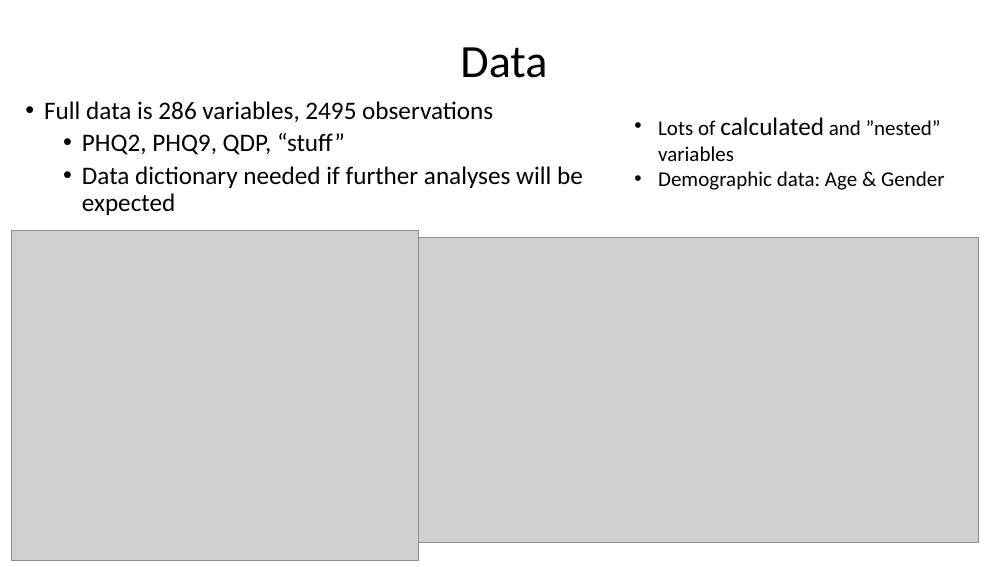
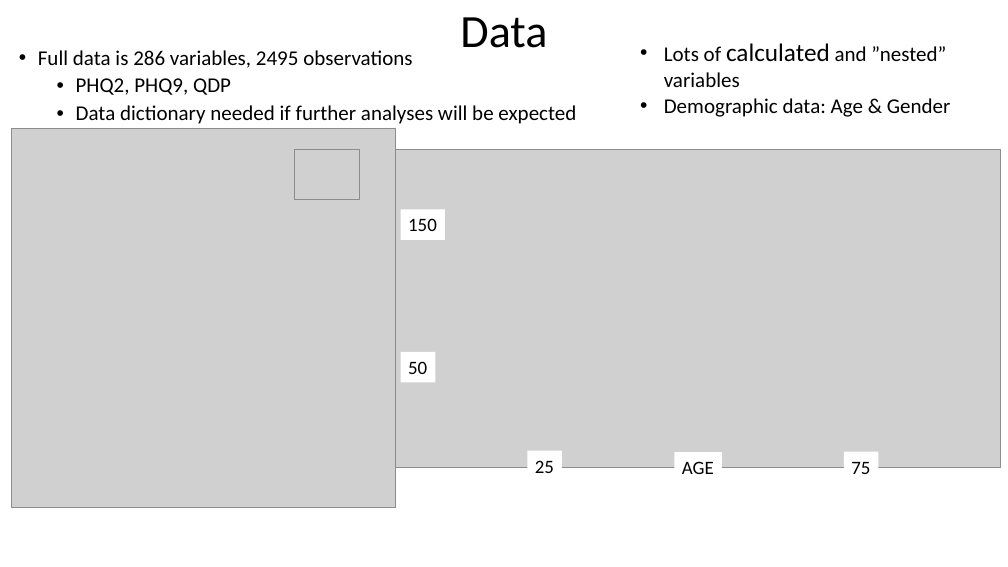
Before and after one commit to leepanter/ProbabilisticScoring, a slide deck: slide 3 of ClassUpdates/DataUpdate.pptx. Drawn at 1008x567 pixels with LibreOffice and Linux fonts; fonts in the diff are those of the drawing; grey boxes stand for pictures. Boxes give left, top, right and bottom in pixels: in the first picture for what was removed or moved away, otherwise in the second. Text is boxed around its words. In the diff, an @@ line names an element or a change of style, - is before the commit and + after.

```diff
--- a/ClassUpdates/DataUpdate.pptx
+++ b/ClassUpdates/DataUpdate.pptx
@@ title "Data": place and size @@
-title "Data" at bbox=[460, 47, 547, 78]
+title "Data" at bbox=[460, 17, 547, 48]
@@ text "Full data is 286 variables, ...": place and size @@
-text "Full data is 286 variables, ..." at bbox=[44, 101, 583, 215]
+text "Full data is 286 variables, ..." at bbox=[38, 50, 576, 124]
@@ text at bbox=[38, 50, 576, 124]: size 24 to 20 pt in "Full data is 286 variables, 2495 observations", "Data dictionary needed if further analyses will ..." @@
@@ text "Lots of calculated and ”nested” ...": place and size @@
-text "Lots of calculated and ”nested” ..." at bbox=[658, 117, 945, 190]
+text "Lots of calculated and ”nested” ..." at bbox=[664, 43, 951, 117]
@@ text at bbox=[76, 78, 231, 95]: text changed; size 24 to 20 pt @@
-  • PHQ2, PHQ9, QDP, “stuff”
+  • PHQ2, PHQ9, QDP
@@ picture: place and size @@
-picture at bbox=[11, 231, 419, 560]
+picture at bbox=[11, 129, 395, 508]
@@ picture added at bbox=[294, 150, 359, 200] @@
@@ picture: place and size @@
-picture at bbox=[411, 237, 979, 542]
+picture at bbox=[395, 150, 1000, 468]
@@ rectangle added at bbox=[401, 209, 445, 240], fill #FFFFFF, 18 pt, text #000000 @@
+150
@@ rectangle added at bbox=[401, 352, 436, 383], fill #FFFFFF, 18 pt, text #000000 @@
+50
@@ rectangle added at bbox=[528, 451, 563, 481], fill #FFFFFF, 18 pt, text #000000 @@
+25
@@ rectangle added at bbox=[675, 452, 722, 482], fill #FFFFFF, 18 pt, text #000000 @@
+AGE
@@ rectangle added at bbox=[844, 451, 879, 482], fill #FFFFFF, 18 pt, text #000000 @@
+75
```
Also in this commit, not shown: 2 other slides changed, 20 other files.
